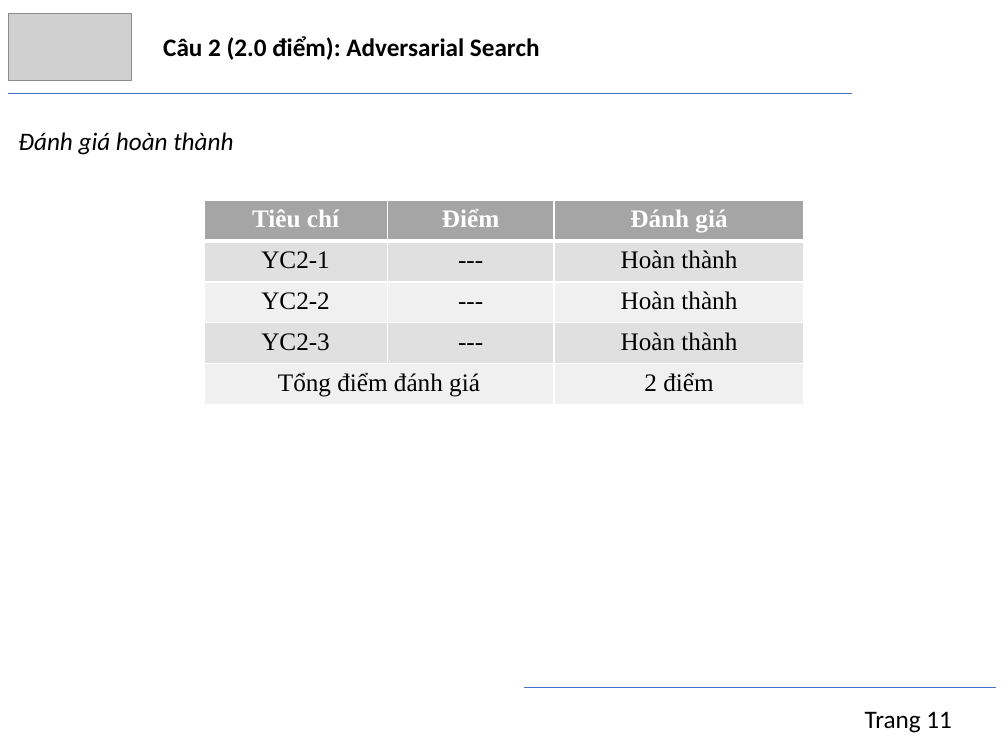
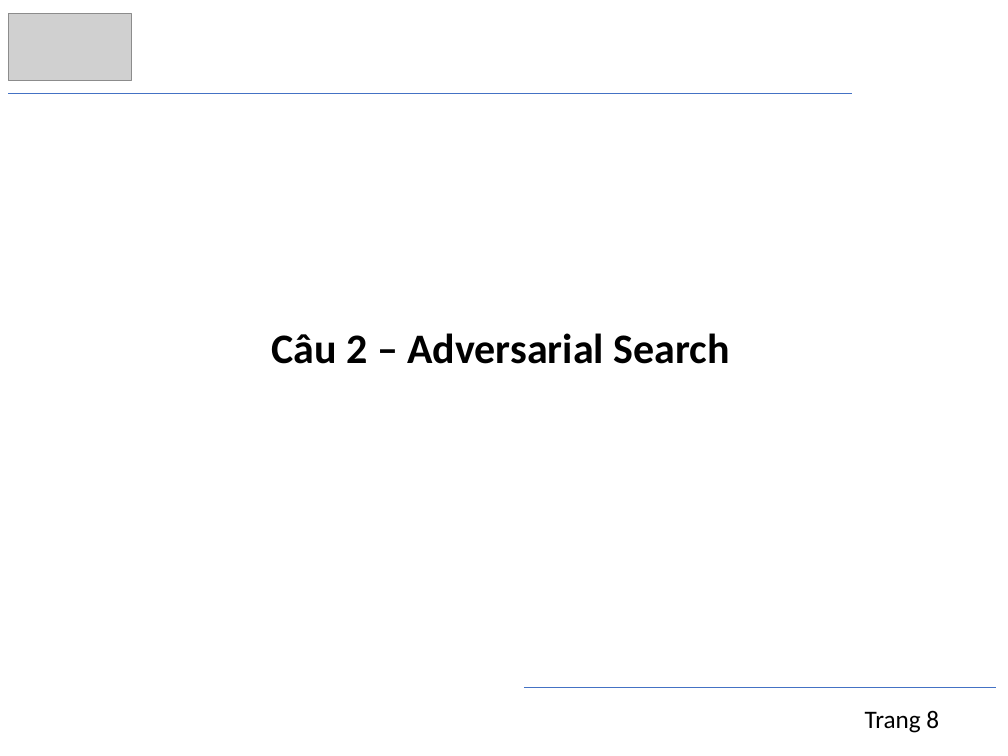
Before and after one commit to trngbro/AI, a slide deck: slide 9 of present/final/presentation.pptx (slide 11 before the commit). Drawn at 1008x756 pixels with LibreOffice and Linux fonts; fonts in the diff are those of the drawing; grey boxes stand for pictures. Boxes give left, top, right and bottom in pixels: in the first picture for what was removed or moved away, otherwise in the second. Text is boxed around its words. In the diff, an @@ line names an element or a change of style, - is before the commit and + after.

```diff
--- a/present/final/presentation.pptx
+++ b/present/final/presentation.pptx
@@ text removed at box(18, 132, 233, 155) @@
-Đánh giá hoàn thành
@@ table removed at box(204, 201, 804, 405), 5 rows, 3 columns @@
-Tiêu chí | Điểm | Đánh giá
-YC2-1 | --- | Hoàn thành
-YC2-2 | --- | Hoàn thành
-YC2-3 | --- | Hoàn thành
-Tổng điểm đánh giá |  | 2 điểm
@@ text at box(271, 333, 729, 364): text changed; size 18 to 30 pt @@
-Câu 2 (2.0 điểm): Adversarial Search
+Câu 2 – Adversarial Search
@@ text at box(865, 710, 939, 733): text changed @@
-Trang 11
+Trang 8
```
Also in this commit, not shown: 18 other slides changed, 1 slide added, 2 other files.
